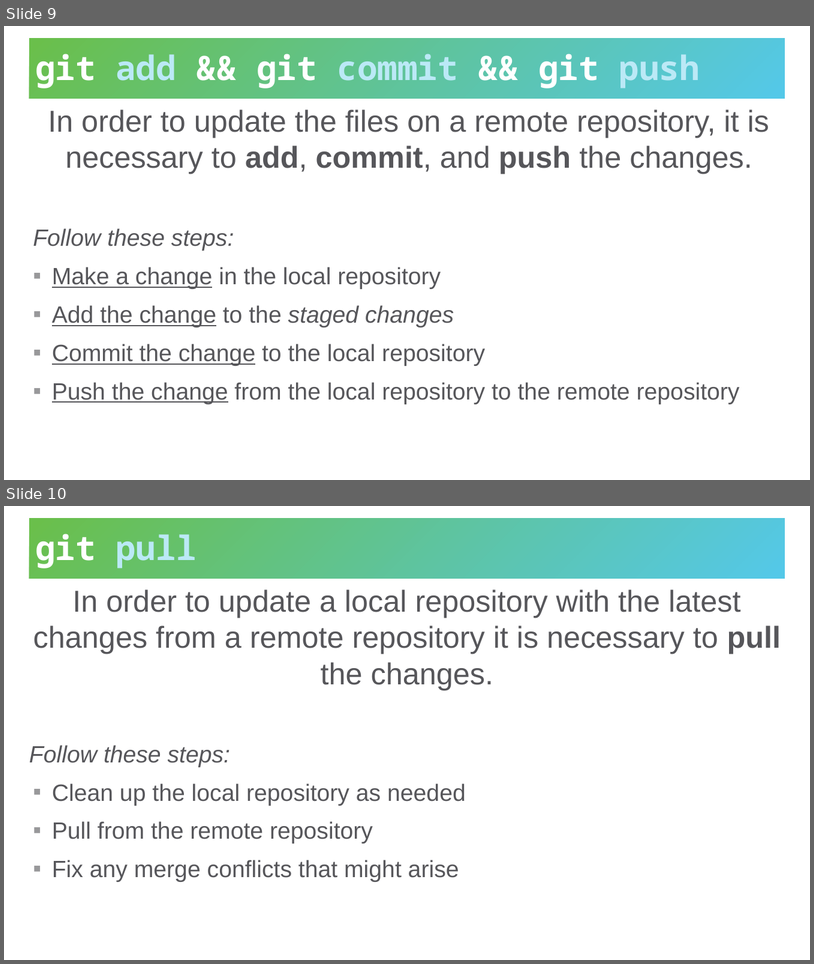
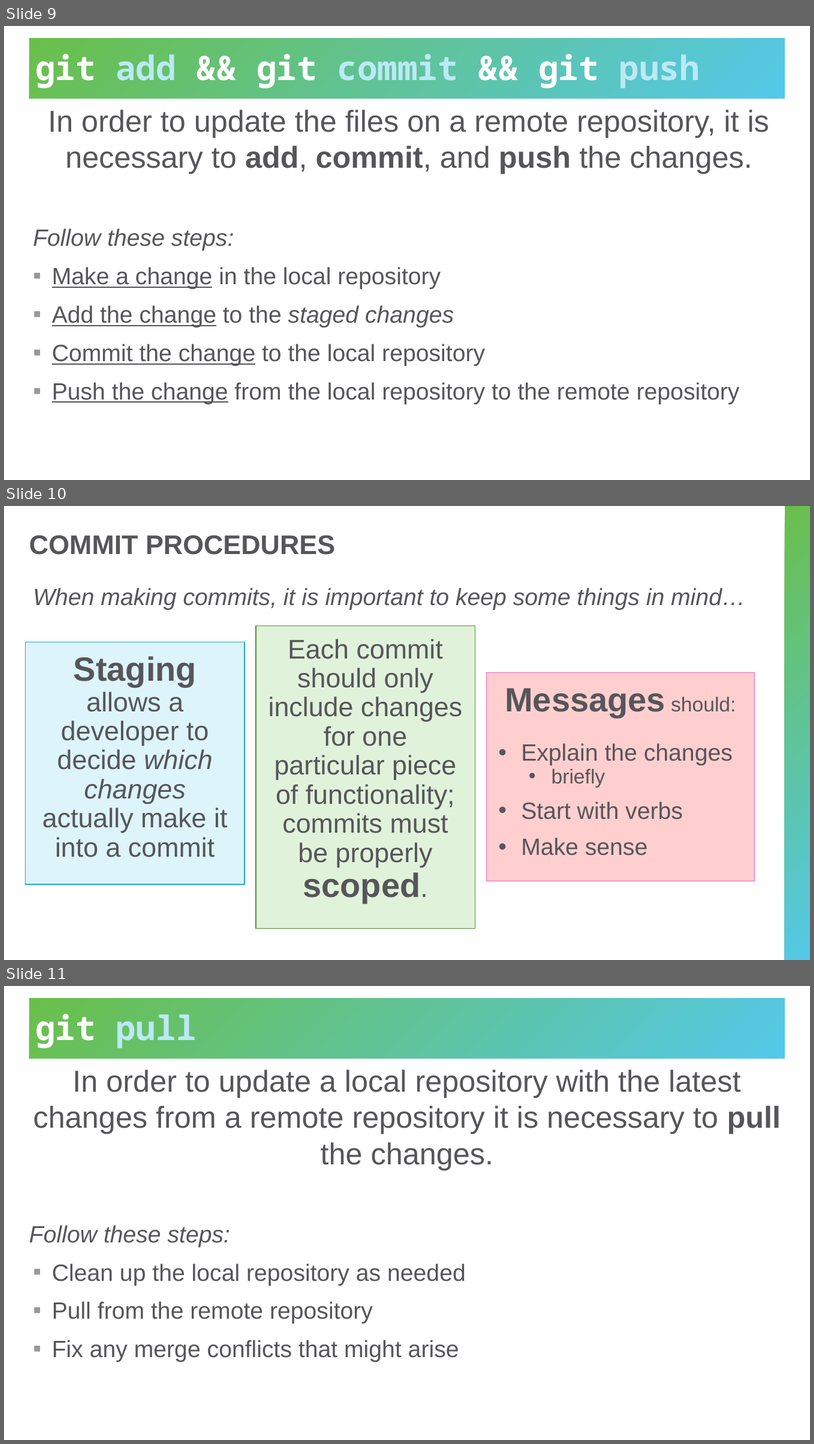
Before and after one commit to hytechclub/capstone, a slide deck: GitHubLesson/Presentation.pptx. Shown one above the other, each under a label of ours: slides 9 and 10 before the commit, slides 9, 10 and 11 after it. The pictures are 814x964 and 814x1444 pixels, drawn with LibreOffice and Linux fonts; fonts in the diff are those of the drawing. Boxes give left, top, right and bottom in pixels: in the first picture for what was removed or moved away, otherwise in the second. Text is boxed around its words. In the diff, an @@ line names an element or a change of style, - is before the commit and + after.

Commit message:
update github lesson ppt with commit procedures

```diff
--- a/GitHubLesson/Presentation.pptx
+++ b/GitHubLesson/Presentation.pptx
@@ slide 10 added at <box>4,506,810,960</box>, background #FFFFFF @@
@@ rectangle added at <box>786,506,810,960</box>, fill gradient #6ABF4B to #54C8E8 @@
@@ title added at <box>29,535,335,555</box>, 32 pt, text #56565A, bold @@
+COMMIT PROCEDURES
@@ text added at <box>33,588,746,610</box>, 28 pt, text #56565A, italic @@
+When making commits, it is important to keep some things in mind…
@@ rectangle added at <box>256,626,475,928</box>, fill #E1F2DB, outline #4E9334 1 pt, 32 pt, text #56565A @@
+Each commit should only include changes for one particular piece of functionality; commits must be properly scoped.
@@ rectangle added at <box>25,642,244,884</box>, fill #DDF4FA, outline #1CAAD1 1 pt, 32 pt, text #56565A @@
+Staging allows a developer to decide which changes actually make it into a commit
@@ rectangle added at <box>487,673,755,881</box>, fill #FFCFCF, outline #E95EBE 1 pt, 28 pt, text #56565A @@
+Messages should:
+• Explain the changes
+  • briefly
+• Start with verbs
+• Make sense
@@ what was slide 10 is now slide 11 @@
```
